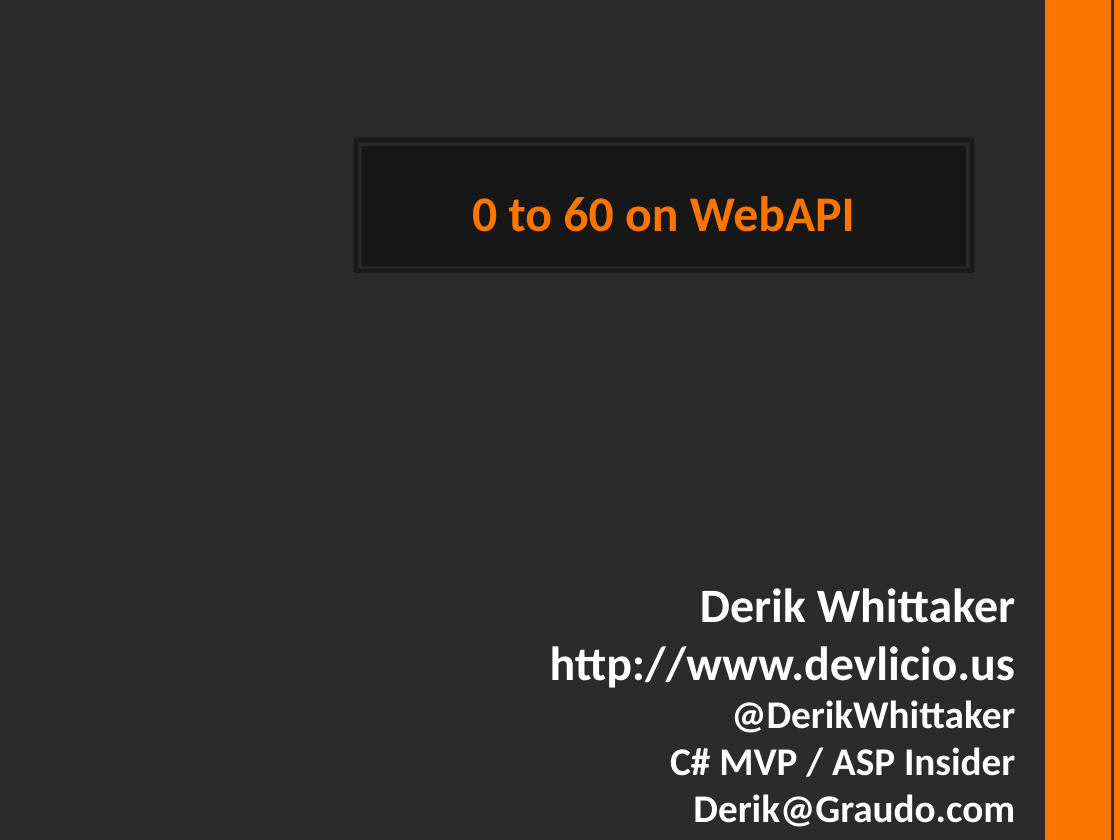
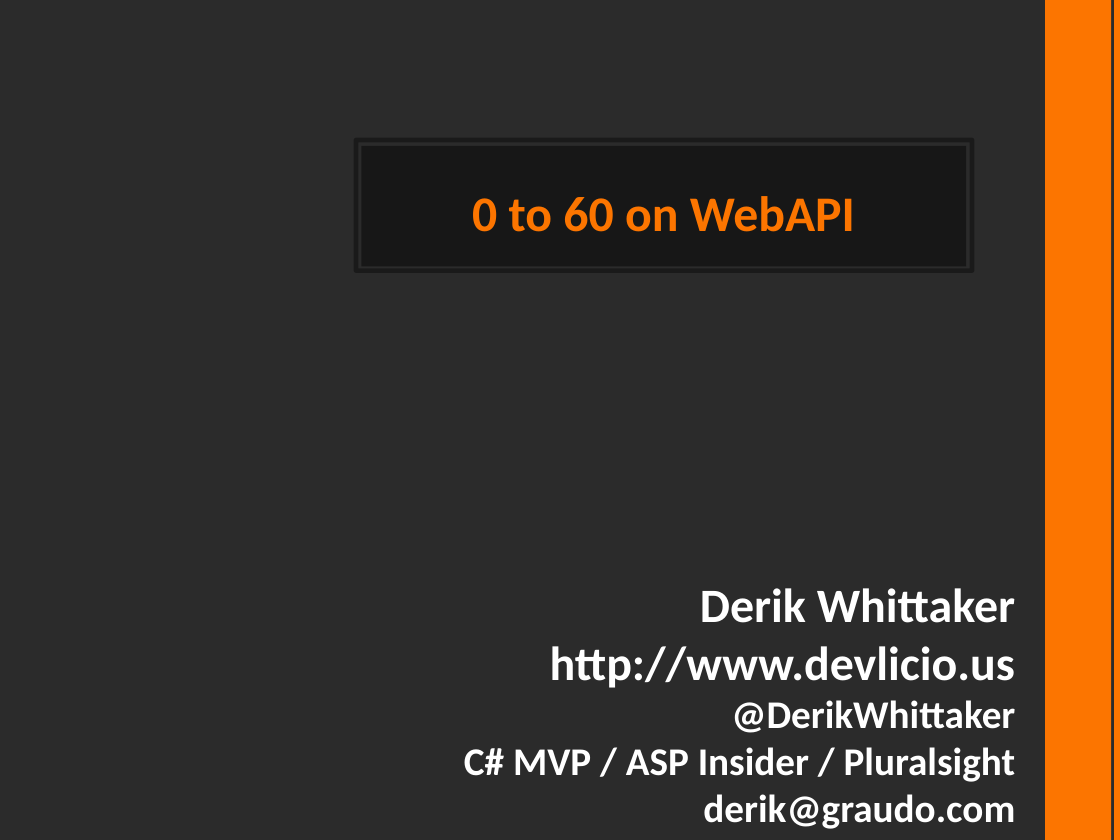
Before and after one commit to derikwhittaker/Demo.WebApi, a slide deck: slide 1 of Demo.WebApi.pptx. Drawn at 1120x840 pixels with LibreOffice and Linux fonts; fonts in the diff are those of the drawing; background and template pictures are left out; a plain dark background stands for a picture behind light text. Boxes give left, top, right and bottom in pixels: in the first picture for what was removed or moved away, otherwise in the second. Text is boxed around its words. In the diff, an @@ line names an element or a change of style, - is before the commit and + after.

```diff
--- a/Demo.WebApi.pptx
+++ b/Demo.WebApi.pptx
@@ text at (x1=464, y1=747, x2=1016, y2=829): text changed @@
-C# MVP / ASP Insider
-Derik@Graudo.com
+C# MVP / ASP Insider / Pluralsight
+derik@graudo.com
```
Also in this commit, not shown: 9 other slides changed, 3 slides added.
